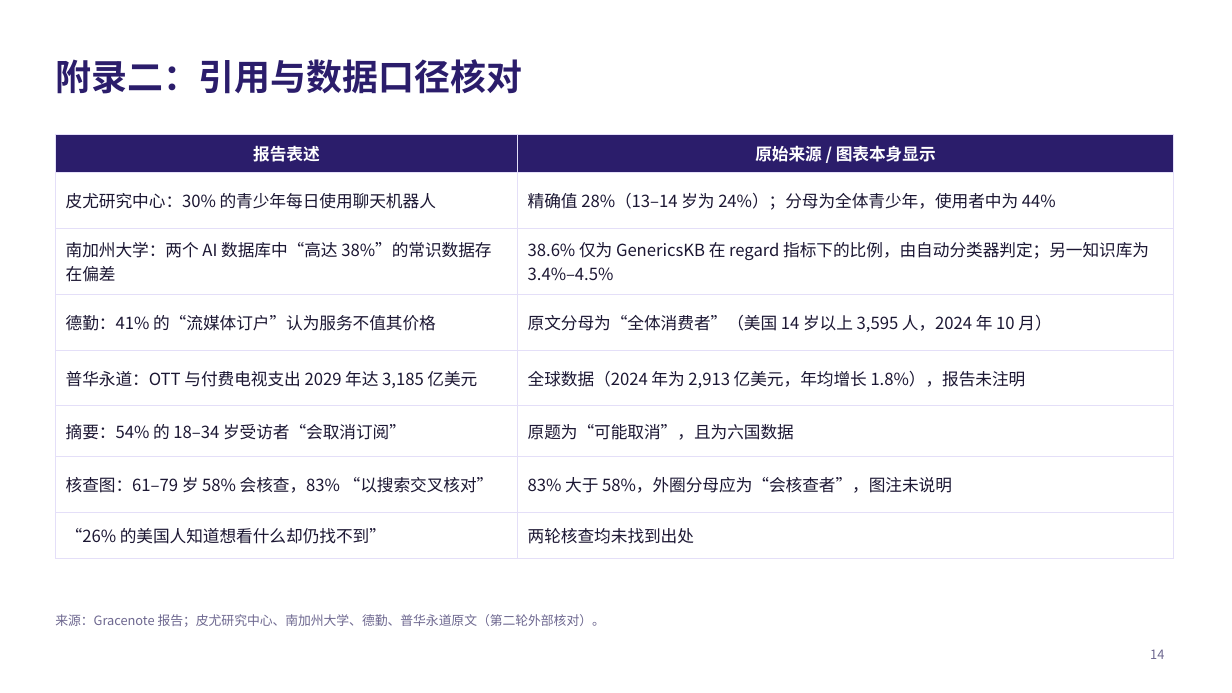
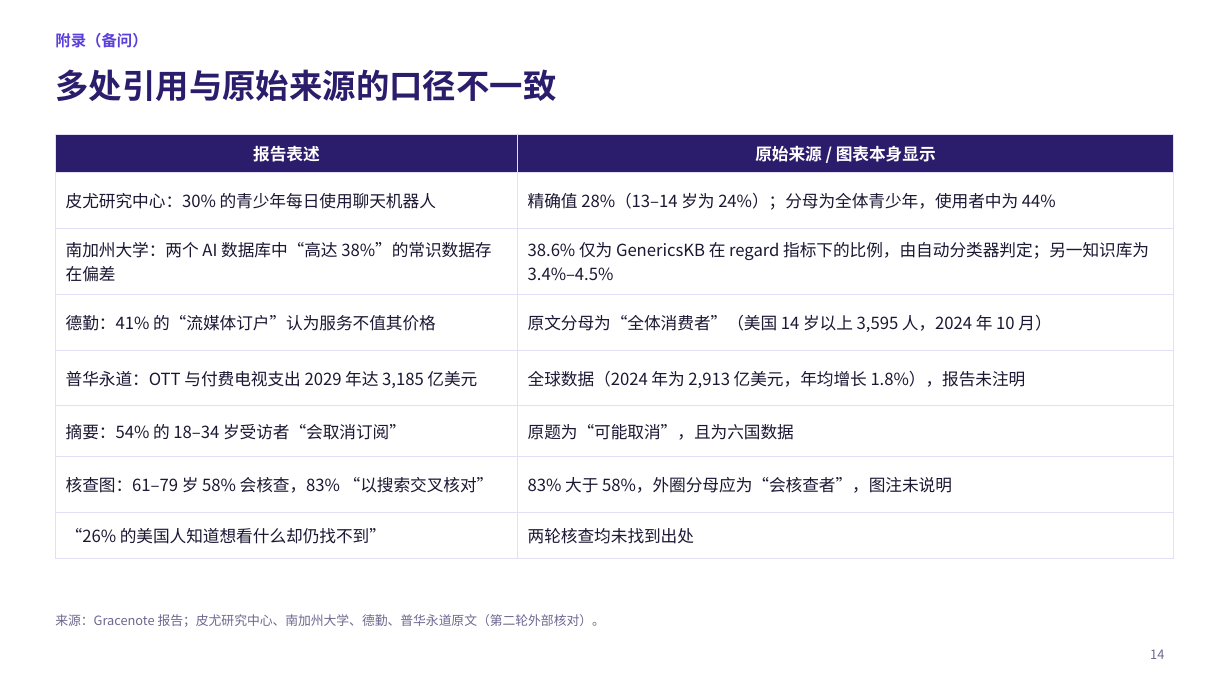
Before and after one commit to jayleo113/ppt, a slide deck: slide 14 of Gracenote报告解读_课堂汇报.pptx. Drawn at 1232x693 pixels with LibreOffice and Linux fonts; fonts in the diff are those of the drawing. Boxes give left, top, right and bottom in pixels: in the first picture for what was removed or moved away, otherwise in the second. Text is boxed around its words. In the diff, an @@ line names an element or a change of style, - is before the commit and + after.

```diff
--- a/Gracenote报告解读_课堂汇报.pptx
+++ b/Gracenote报告解读_课堂汇报.pptx
@@ text added at [55,33,147,48], 12 pt, text #5B3FD9, bold @@
+附录（备问）
@@ title at [55,69,556,101]: text changed; size 28 to 26 pt @@
-附录二：引用与数据口径核对
+多处引用与原始来源的口径不一致
```
Also in this commit, not shown: 12 other slides changed, 5 other files.
